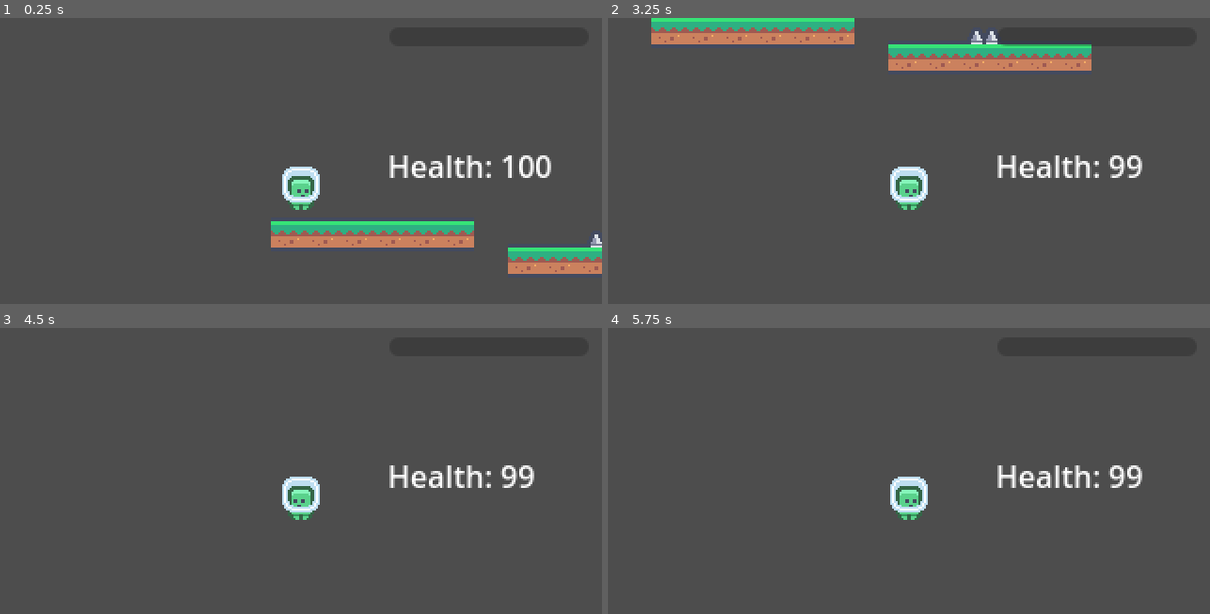
Above: before the commit, frames 1-4 (two rows, left to right).
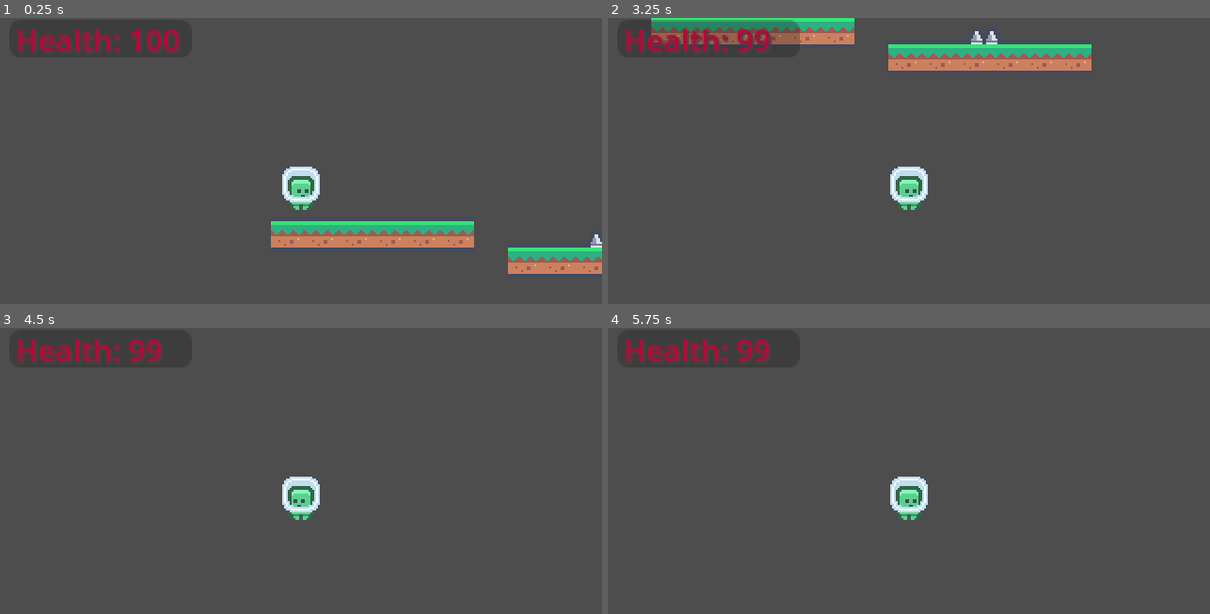
Above: after the commit, the same moments.

Repository: platz-halter/mario_clone
Game: Godot game, scene res://world.tscn
Two runs of this game, one before a commit and one after it. Both use one fixed random seed, a clock stepped at 60 frames per second and the inputs below.
Inputs:
- Up to frame 1 (0.25 s): no input
- Up to frame 2 (3.25 s): hold Shift (dash) 0.53-1.28 s; hold Right (ui_right) 0.53-2.03 s; tap Up (ui_up) at 0.77, 1.52, 3.02 s; tap Shift (dash) at 1.35, 2.85 s; hold Left (ui_left) 2.03-2.78 s; hold Shift (dash) 2.03-2.78 s; hold Right (ui_right) from 2.78 s (still down)
- Up to frame 3 (4.5 s): hold Shift (dash) 3.53-4.28 s; tap Up (ui_up) at 3.77 s; tap Enter at 4.25 s; release Right (ui_right) at 4.28 s; hold Left (ui_left) from 4.28 s (still down); tap Shift (dash) at 4.35 s
- Up to frame 4 (5.75 s): tap Up (ui_up) at 4.52 s; tap Space at 5 s; release Left (ui_left) at 5.03 s; hold Right (ui_right) from 5.03 s (still down); hold Shift (dash) from 5.03 s (still down)

The runs differ from the first frame. In frame 1, 2.0% of the frame differs, in the area x 2-92%, y 3-56%; in frame 2, 3.7%, in the area x 2-89%, y 0-56%; in frame 3, 1.9%; in frame 4, 1.9%.

Commit message:
Health bar done

Diff:
--- a/player.tscn
+++ b/player.tscn
@@ -34,15 +34,18 @@
 position_smoothing_speed = 1.0
 
 [node name="HealthLabel" type="Label" parent="."]
-offset_left = 46.0
-offset_top = -23.0
-offset_right = 134.0
+offset_left = -152.0
+offset_top = -90.0
+offset_right = -57.0
+offset_bottom = -67.0
+theme_override_colors/font_color = Color(0.989789, 0, 0.26915, 1)
+theme_override_colors/font_shadow_color = Color(0.329158, 0.329158, 0.329158, 1)
 
 [node name="HealthBar" type="ProgressBar" parent="."]
-offset_left = 47.0
-offset_top = -85.0
-offset_right = 153.0
-offset_bottom = -75.0
+offset_left = -155.0
+offset_top = -89.0
+offset_right = -58.0
+offset_bottom = -69.0
 max_value = 5.0
 step = 1.0
 show_percentage = false
